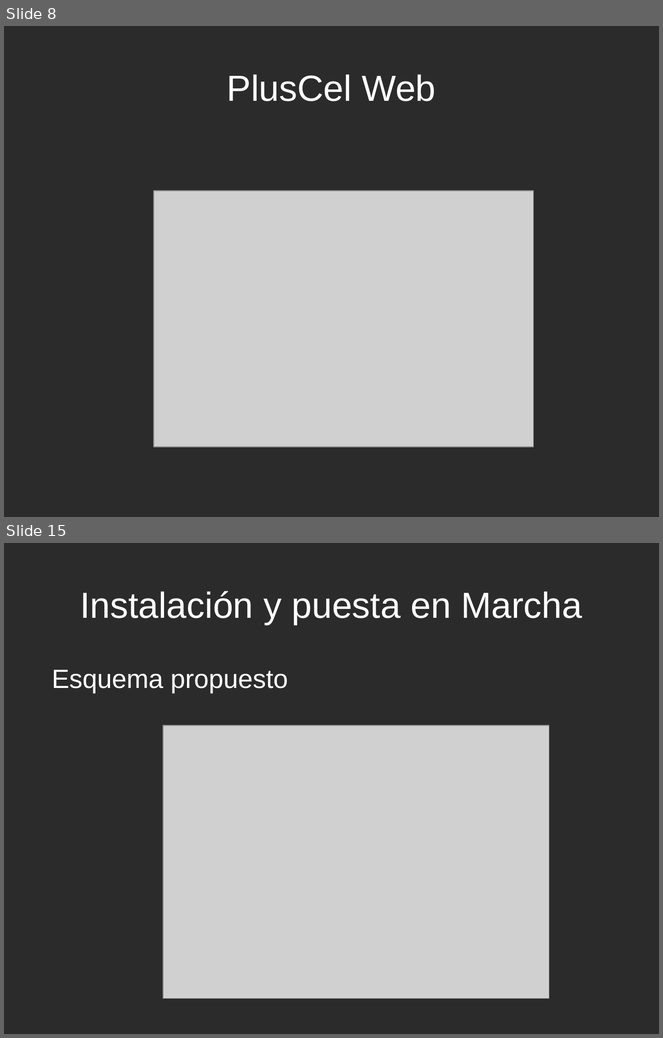
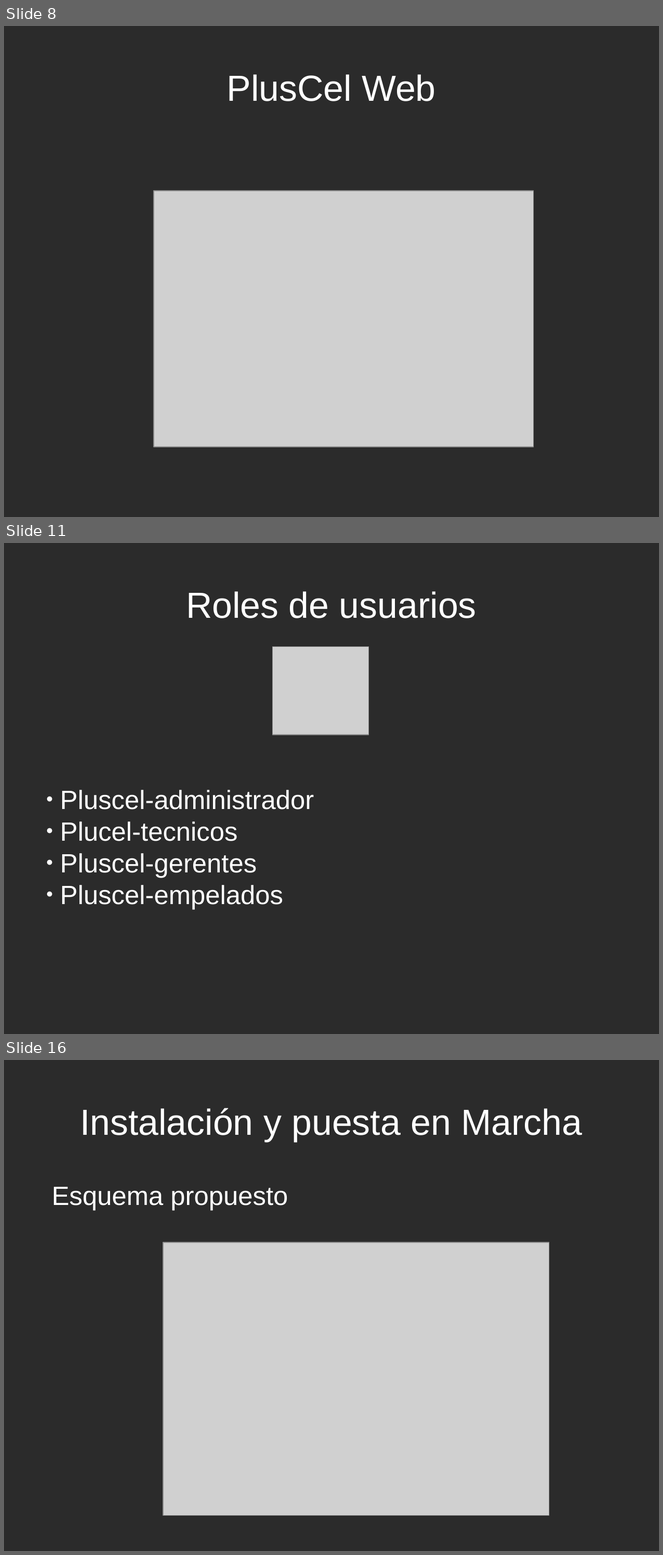
Before and after one commit to PlusCel/PlusCel, a slide deck: presentacion/PresentacionFinal.odp. Shown one above the other, each under a label of ours: slides 8 and 15 before the commit, slides 8, 11 and 16 after it; the slides between them are not shown. The pictures are 663x1038 and 663x1555 pixels, drawn with LibreOffice and Linux fonts; fonts in the diff are those of the drawing; grey boxes stand for pictures; background and template pictures are left out; a plain dark background stands for a picture behind light text. Boxes give left, top, right and bottom in pixels: in the first picture for what was removed or moved away, otherwise in the second. Text is boxed around its words. In the diff, an @@ line names an element or a change of style, - is before the commit and + after.

```diff
--- a/presentacion/PresentacionFinal.odp
+++ b/presentacion/PresentacionFinal.odp
@@ slide 11 added at bbox=[4, 543, 659, 1034], background picture (left out) @@
@@ title added at bbox=[186, 591, 477, 618], 44 pt, text #FFFFFF @@
+Roles de usuarios
@@ picture added at bbox=[273, 647, 369, 735] @@
@@ subtitle added at bbox=[60, 790, 314, 910], 32 pt, text #FFFFFF @@
+● Pluscel-administrador
+● Plucel-tecnicos
+● Pluscel-gerentes
+● Pluscel-empelados
@@ what was slide 15 is now slide 16 @@
```
Also in this commit, not shown: 7 slides changed, 3 other slides added, 3 slides removed, 8 other files.
